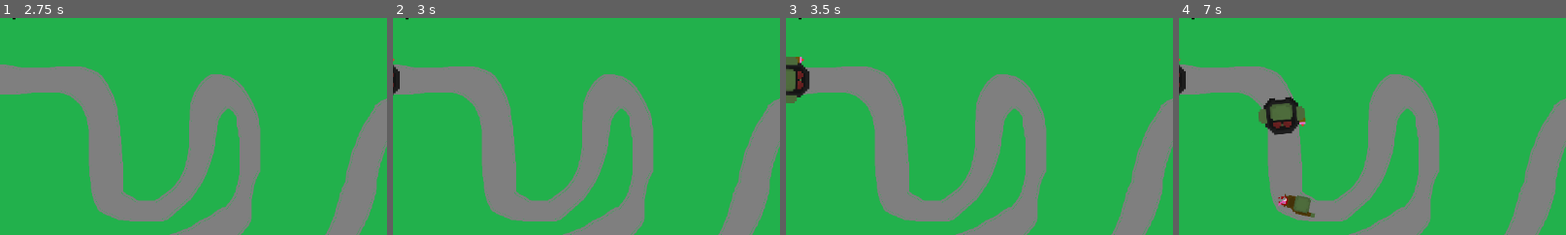
Above: before the commit, frames 1-4 (left to right).
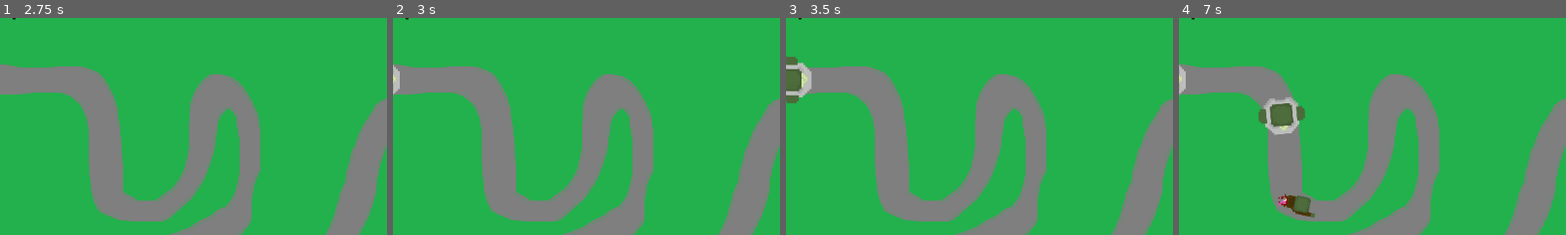
Above: after the commit, the same moments.

Repository: TannerCollins309/Hack_K_State_Game
Game: Godot game, scene res://play_scene.tscn
Same seed, same stepped clock (60 frames per second), same inputs: the game is played once before the commit and once after it. This scene is started directly instead of the project's main scene.
Inputs:
- Up to frame 1 (2.75 s): click "START ROUND" at 0.5 s; tap Enter at 1.25 s; tap Space at 2 s
- Up to frame 2 (3 s): tap Enter at 2.75 s
- Up to frame 3 (3.5 s): no input
- Up to frame 4 (7 s): no input
The pictures show only the part of the screen within x 0-50%, y 6-56%; the shares and areas given below are measured in that part.

Frame 1 is identical in both runs. In frame 2, 0.2% of the frame differs, in the area x 0-2%, y 18-36%; in frame 3, 0.7%; in frame 4, 1.2%, in the area x 0-33%, y 18-55%.

Commit message:
Change zombie visuals randomly on spawn

Diff:
--- a/Assets/zombies/large_z/large_zombie_values.gd
+++ b/Assets/zombies/large_z/large_zombie_values.gd
@@ -5,7 +5,8 @@
 
 # Called when the node enters the scene tree for the first time.
 func _ready():
-	pass # Replace with function body.
+	var zomb_types = $large_z_sprite.sprite_frames.get_animation_names()
+	$large_z_sprite.play(zomb_types[randi() % zomb_types.size()])
 
 
 # Called every frame. 'delta' is the elapsed time since the previous frame.
--- a/Assets/zombies/reg_z/regular_zombie_values.gd
+++ b/Assets/zombies/reg_z/regular_zombie_values.gd
@@ -5,7 +5,8 @@
 
 # Called when the node enters the scene tree for the first time.
 func _ready():
-	pass # Replace with function body.
+	var zomb_types = $reg_z_sprite.sprite_frames.get_animation_names()
+	$reg_z_sprite.play(zomb_types[randi() % zomb_types.size()])
 
 
 # Called every frame. 'delta' is the elapsed time since the previous frame.
Not shown, added: Assets/menu/ZOMBOCALYPSE.png.import
